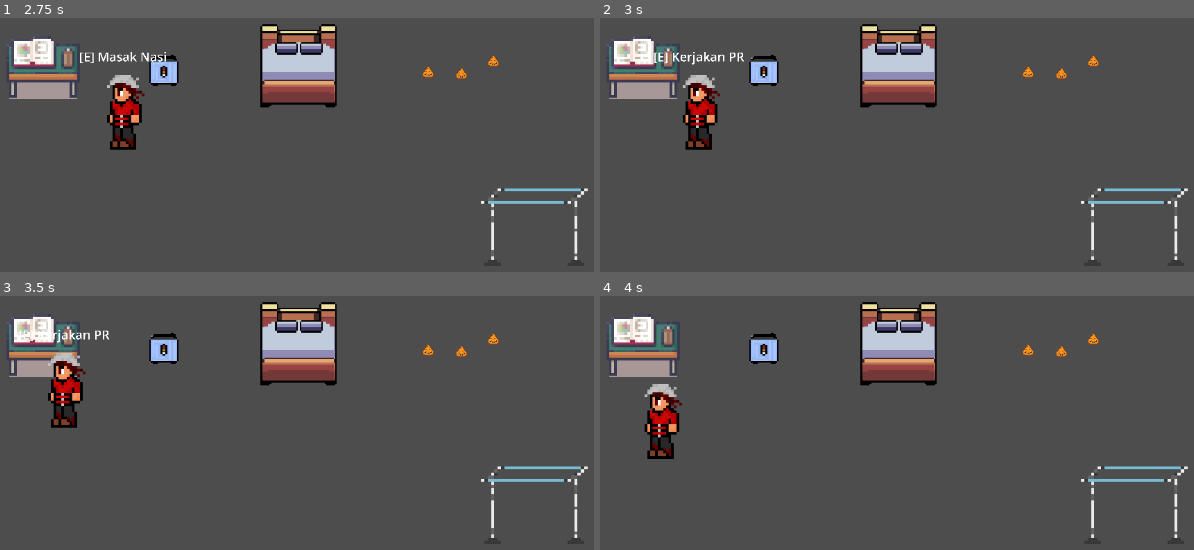
Above: before the commit, frames 1-4 (two rows, left to right).
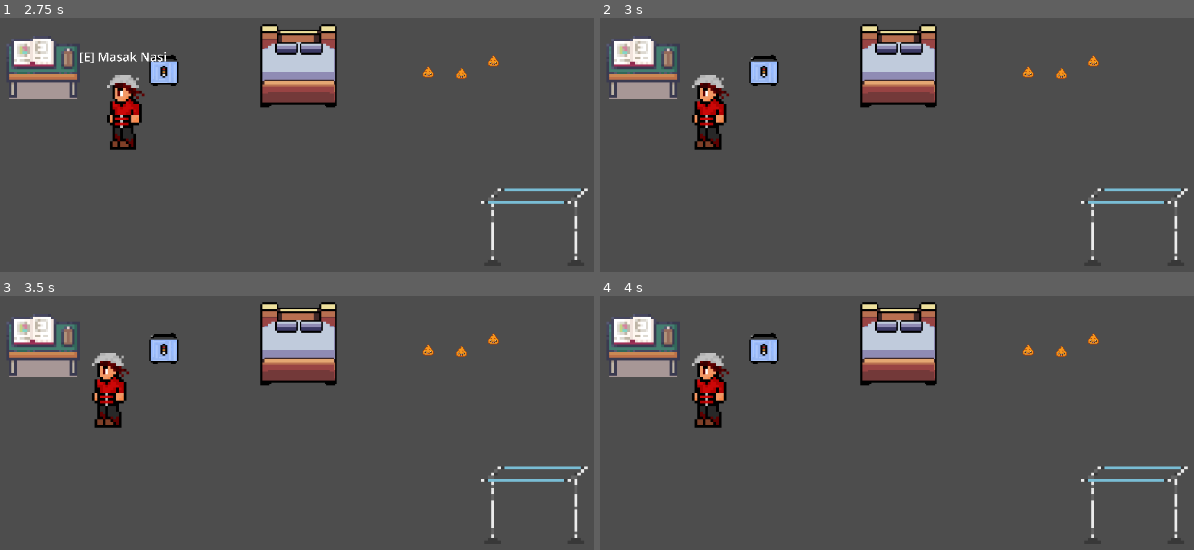
Above: after the commit, the same moments.

Repository: rizaptrarz/Kelompok-Lumen
Game: Godot game, scene res://node_2d.tscn
Two runs of this game, one before a commit and one after it. Both use one fixed random seed, a clock stepped at 60 frames per second and the inputs below.
Inputs (mouse positions are in pixels of both pictures, inside the frame that each line leads up to):
- Up to frame 1 (2.75 s): tap Enter at 0.5 s; move the mouse to (427, 71) at 0.52 s; hold E (interact) 0.53-1.28 s; hold W (move_up) 0.53-2.03 s; click (427, 71) at 0.67 s; move the mouse to (463, 73) at 1.27 s; tap E (interact) at 1.35, 2.3 s; click (463, 73) at 1.42 s; move the mouse to (493, 61) at 2.02 s; hold A (move_left) from 2.03 s (still down); hold Space (run) from 2.03 s (still down); click (493, 61) at 2.17 s
- Up to frame 2 (3 s): keep holding A (move_left); move the mouse to (997, 223) at 2.77 s; release Space (run) at 2.78 s; tap E (interact) at 2.85 s; click (997, 223) at 2.92 s
- Up to frame 3 (3.5 s): keep holding A (move_left)
- Up to frame 4 (4 s): move the mouse to (837, 389) at 3.52 s; release A (move_left) at 3.53 s; hold S (move_down) from 3.53 s (still down); hold E (interact) from 3.53 s (still down)

Frame 1 is identical in both runs. In frame 2, 1.8% of the frame differs, in the area x 9-25%, y 13-52%; in frame 3, 3.0%, in the area x 3-22%, y 13-52%; in frame 4, 2.8%.

Commit message:
Progress system
Added progress counter for the bed
Added progress counter for homework
Both counters need to be 100% before the player can finish the task and win

Diff:
--- a/node_2d.tscn
+++ b/node_2d.tscn
@@ -37,12 +37,14 @@
 
 [node name="homework" parent="task" instance=ExtResource("5_edv34")]
 position = Vector2(119, 96)
+player_path = NodePath("../../Player")
 
 [node name="mejikom" parent="task" instance=ExtResource("6_5lljq")]
 position = Vector2(294, 93)
 
 [node name="kasur" parent="task" instance=ExtResource("7_fhpr0")]
 position = Vector2(487, 94)
+player_path = NodePath("../../Player")
 
 [node name="poops" type="Node" parent="task"]
 
--- a/scenes/playermovement.gd
+++ b/scenes/playermovement.gd
@@ -10,8 +10,20 @@
 var character_direction : Vector2 = Vector2.ZERO
 var current_stamina: float = stamina_max
 var is_running: bool = false
+var can_move: bool = true
+
+signal stopPlayer
+
+func _ready() -> void:
+	# Connect the stopPlayer signal to our own stop function
+	connect("stopPlayer", Callable(self, "_on_stop_player"))
 
 func _physics_process(delta):
+	if not can_move:
+		velocity = Vector2.ZERO
+		move_and_slide()
+		return
+
 	character_direction.x = Input.get_axis("move_left", "move_right")
 	character_direction.y = Input.get_axis("move_up", "move_down")
 
@@ -42,3 +54,7 @@
 		$Sprite2D.flip_h = true
 
 	move_and_slide()
+
+func _on_stop_player():
+	can_move = false
+	velocity = Vector2.ZERO
--- a/scripts/homework.gd
+++ b/scripts/homework.gd
@@ -1,13 +1,35 @@
 extends Node2D
 
-@onready var interactable : Area2D = $interactable
+@export var player_path: NodePath
+@onready var interactable: Area2D = $interactable
 @onready var sprite: Sprite2D = $sprite
+@onready var player = get_node(player_path)
 
+var progress: int = 0
+var can_interact: bool = true
 
-# Called when the node enters the scene tree for the first time.
 func _ready() -> void:
 	sprite.show()
 	interactable.interact = _on_interact
+	# Register this task in the TaskManager
+	TaskManager.add_task("Homework")
 
 func _on_interact():
-	print("PR Berhasil Dikerjakan")
+	if not can_interact:
+		return
+
+	# Stop the player from moving
+	player.emit_signal("stopPlayer")
+
+	progress = clamp(progress + 10, 0, 100)
+	print("Homework Progress: %d%%" % progress)
+
+	if progress >= 100:
+		print("PR Berhasil Dikerjakan")  # Homework done!
+		TaskManager.check_task_complete("Homework") # Mark as complete
+		player.can_move = true
+	else:
+		can_interact = false
+		await get_tree().create_timer(3.0).timeout
+		can_interact = true
+		player.can_move = true
--- a/scripts/jemuran.gd
+++ b/scripts/jemuran.gd
@@ -69,7 +69,7 @@
 
 	if not is_taking_damage and cooldownTimer > 0:
 		cooldownTimer -= delta
-		print("On cooldown: ", cooldownTimer)
+
 
 func _on_health_depleted():
 	is_dead = true
--- a/scripts/kasur.gd
+++ b/scripts/kasur.gd
@@ -1,11 +1,35 @@
 extends Node2D
 
-@onready var interactable : Area2D = $interactable
-@onready var sprite : Sprite2D = $Sprite2D
+@onready var interactable: Area2D = $interactable
+@onready var sprite: Sprite2D = $Sprite2D
+@export var player_path: NodePath
+@onready var player = get_node(player_path)
 
-# Called when the node enters the scene tree for the first time.
+var progress: int = 0
+var can_interact: bool = true
+
 func _ready() -> void:
+	sprite.show()
 	interactable.interact = _on_interact
+	# Register this task in the TaskManager
+	TaskManager.add_task("Bed")
 
 func _on_interact():
-	print("Kasur berhasil dibereskan!!")
+	if not can_interact:
+		return
+
+	# Tell the player to stop moving
+	player.emit_signal("stopPlayer")
+
+	progress = clamp(progress + 10, 0, 100)
+	print("Progress: %d%%" % progress)
+
+	if progress >= 100:
+		print("Kasur berhasil dibereskan!!")
+		TaskManager.check_task_complete("Bed") # Mark task as complete
+		player.can_move = true
+	else:
+		can_interact = false
+		await get_tree().create_timer(3.0).timeout
+		can_interact = true
+		player.can_move = true
Not shown: 1 places in node_2d.tscn that only renumber resources
Not shown, added: scenes/PlayerCamera.gd.uid
Not shown, added: scenes/playermovement.gd.uid
Not shown: 1 places in scenes/win_screen.tscn that only renumber resources
Not shown, added: scripts/homework.gd.uid
Not shown, added: scripts/interactable.gd.uid
Not shown, added: scripts/interacting_component.gd.uid
Not shown, added: scripts/jemuran.gd.uid
Not shown, added: scripts/kasur.gd.uid
Not shown, added: scripts/mejikom.gd.uid
Not shown, added: scripts/poop.gd.uid
Not shown, added: scripts/task_manager.gd.uid
(and 3 more such lines)
